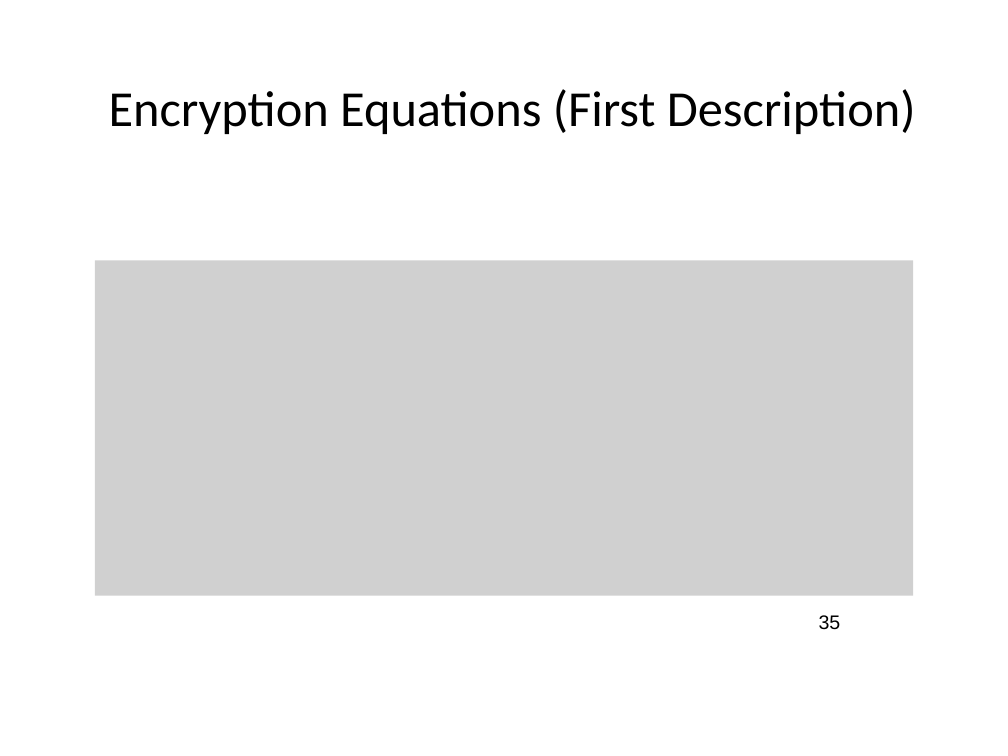
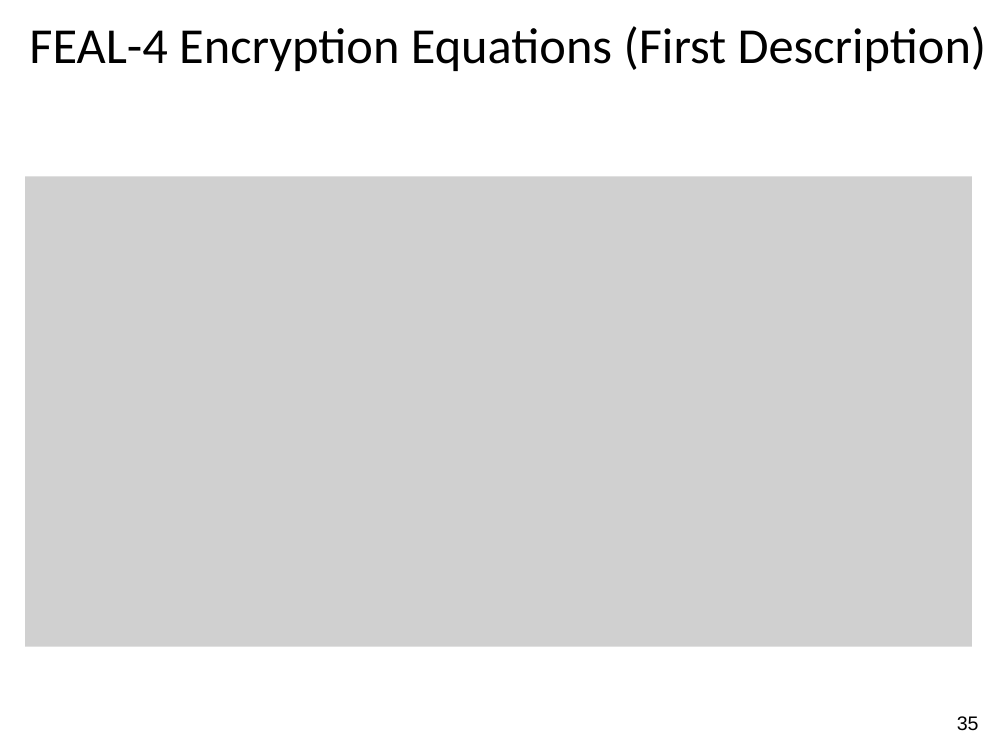
Before and after one commit to jlmucb/class_notes, a slide deck: slide 35 of BerkeleyClass/CS290Spring2013/Lectures/Cryptoclass4.pptx. Drawn at 1008x756 pixels with LibreOffice and Linux fonts; fonts in the diff are those of the drawing; grey boxes stand for pictures. Boxes give left, top, right and bottom in pixels: in the first picture for what was removed or moved away, otherwise in the second. Text is boxed around its words. In the diff, an @@ line names an element or a change of style, - is before the commit and + after.

Commit message:
updated FEAL

```diff
--- a/BerkeleyClass/CS290Spring2013/Lectures/Cryptoclass4.pptx
+++ b/BerkeleyClass/CS290Spring2013/Lectures/Cryptoclass4.pptx
@@ title at (29,26,987,71): text changed @@
-Encryption Equations (First Description)
+FEAL-4 Encryption Equations (First Description)
@@ picture: place and size @@
-picture at (95,260,913,596)
+picture at (25,176,972,647)
@@ page number: place and size @@
-page number at (819,615,841,630)
+page number at (957,716,979,731)
```
Also in this commit, not shown: 2 other slides changed, 1 slide added.
